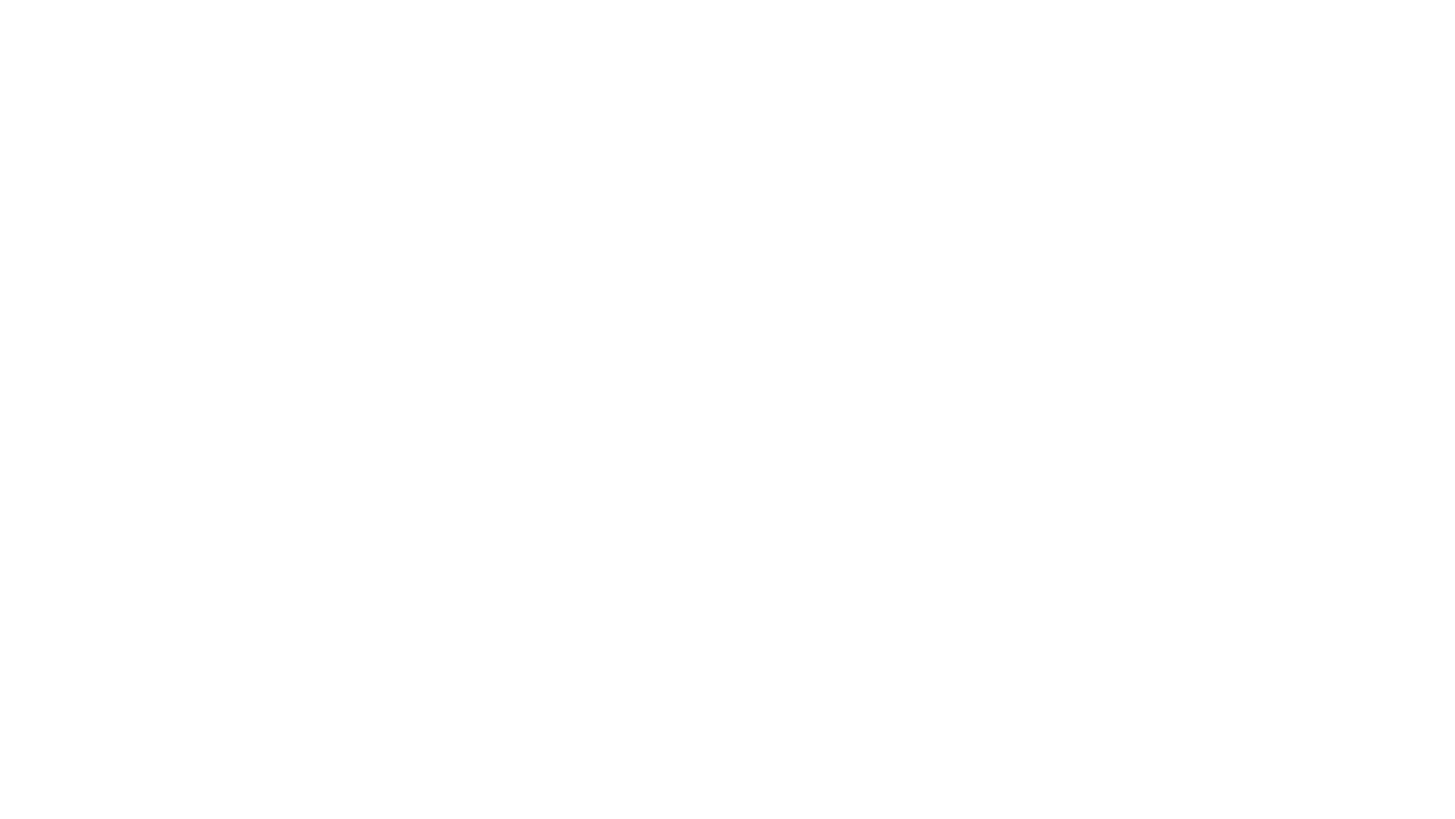
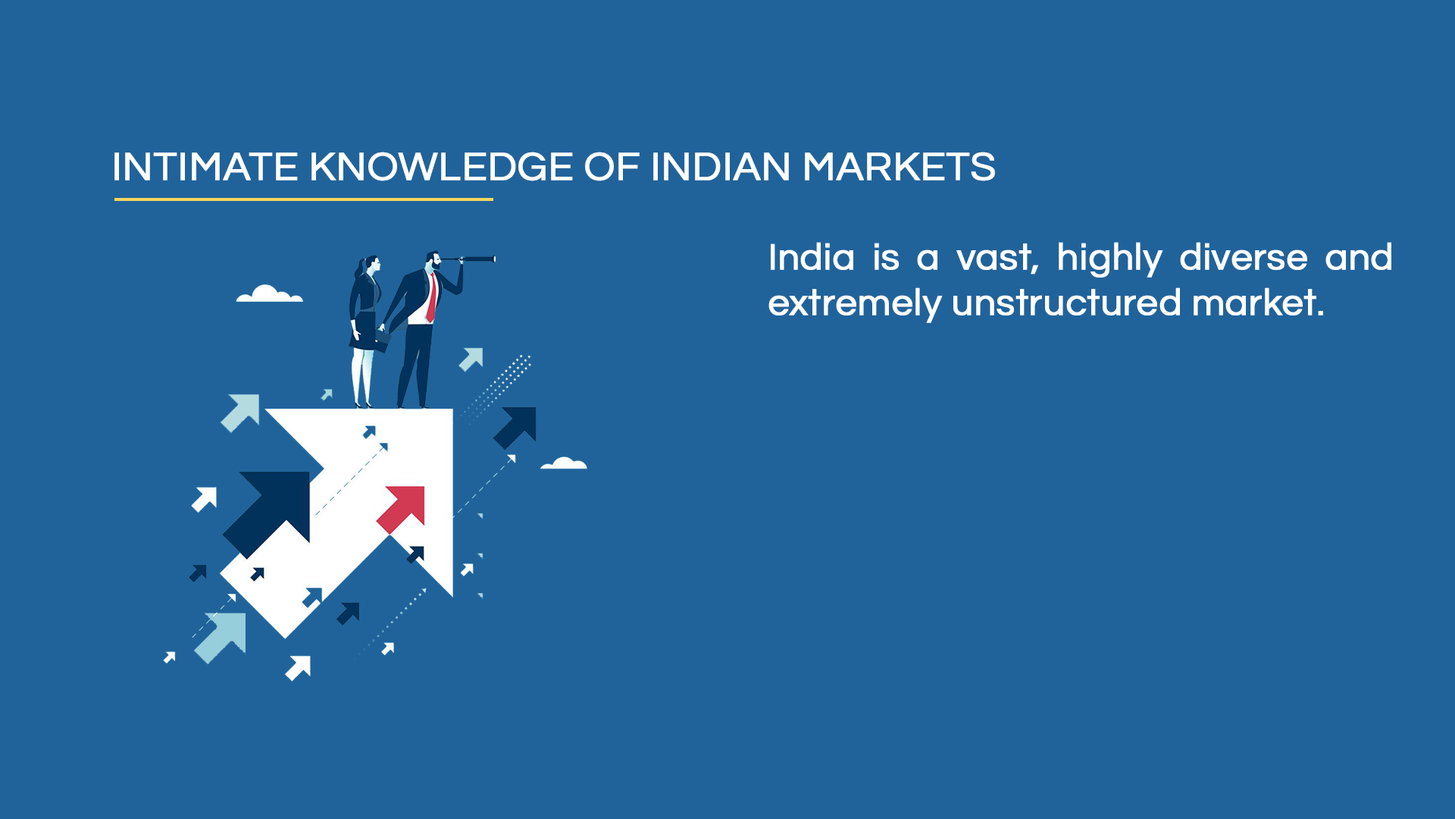
Revision of a layered 1455 x 819 image; what changed, layer by layer:
added layer "Rectangle 1" in group "Artboard 1" over [114, 197, 494, 201]
added layer "INTIMATE KNOWLEDGE OF INDIAN MARKETS" in group "Artboard 1" over [114, 151, 996, 182]
added layer "India is a vast, highly diverse and extremely unstructured mark" in group "Artboard 1" over [767, 241, 1394, 505]
added layer "3" in group "Artboard 1" over [159, 250, 588, 684]
added layer "Layer 4" in group "Artboard 1" over [0, 0, 1455, 819]
